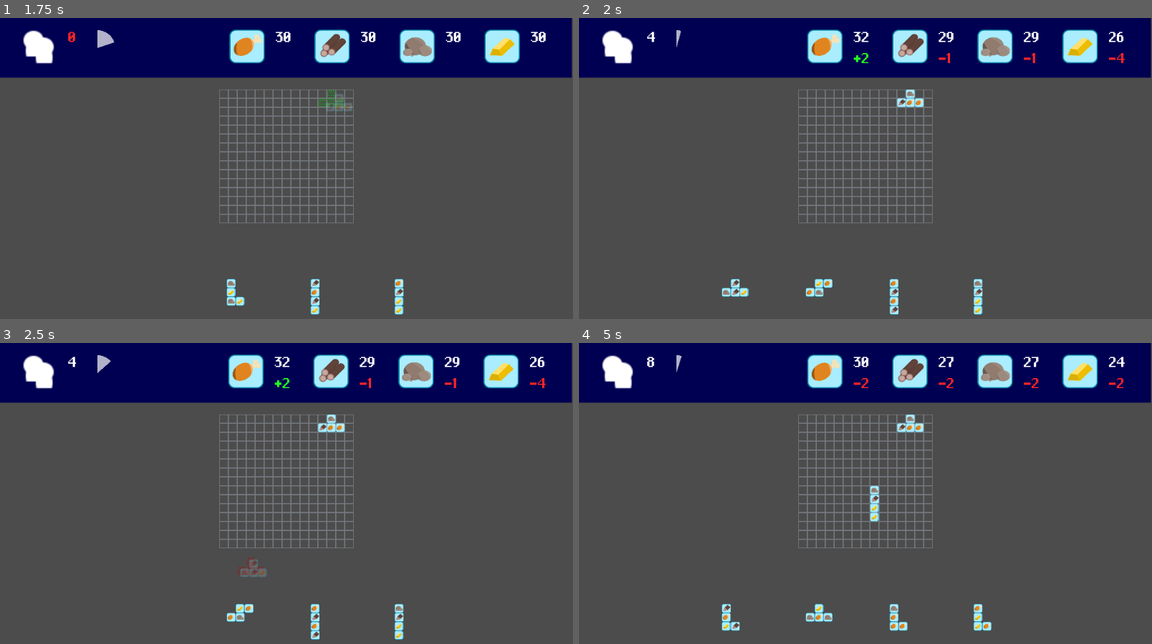
Above: before the commit, frames 1-4 (two rows, left to right).
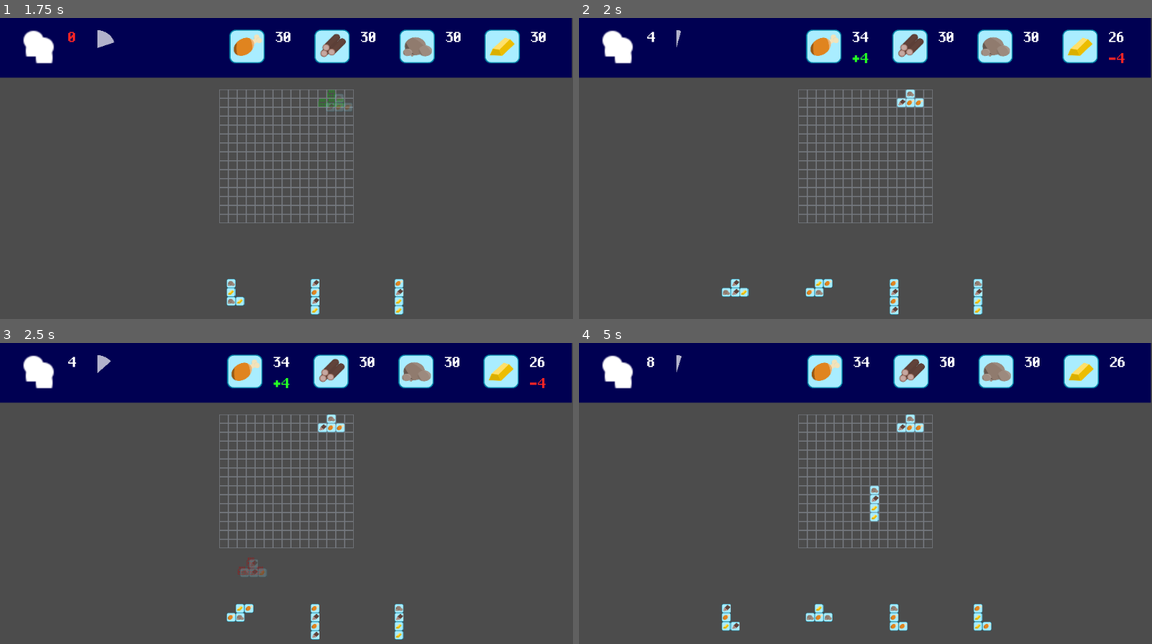
Above: after the commit, the same moments.

Repository: T4g1/gd-wildjam13
Game: Godot game, scene res://main.tscn
The game is run twice, just before and just after one commit, with the same random seed, the same clock (stepped at 60 frames per second) and the same inputs.
Inputs (mouse positions are in pixels of both pictures, inside the frame that each line leads up to):
- Up to frame 1 (1.75 s): click "Play" at 0.5 s; tap Enter at 1.25 s; drag from (160, 297) to (343, 111) at 1.27 s
- Up to frame 2 (2 s): no input
- Up to frame 3 (2.5 s): drag from (160, 622) to (257, 577) at 2.02 s
- Up to frame 4 (5 s): move the mouse to (825, 622) at 2.77 s; hold Right (ui_right) 2.78-3.5 s; click (825, 622) at 2.92 s; drag from (905, 622) to (693, 460) at 3.52 s; drag from (991, 622) to (894, 511) at 4.27 s

Frame 1 is identical in both runs. In frame 2, 0.4% of the frame differs, in the area x 39-81%, y 3-16%; in frame 3, 0.4%; in frame 4, 0.8%, in the area x 47-96%, y 3-16%.

Commit message:
fix: game balancing

Diff:
--- a/nodes/Bloc/Bloc.gd
+++ b/nodes/Bloc/Bloc.gd
@@ -4,7 +4,7 @@
 signal consume
 signal produce
 
-export(int) var production := 2
+export(int) var production := 3
 export(int) var consumption := 1
 export(int, "FOOD","IRON","WATER") var prod_type: int = 0
 
